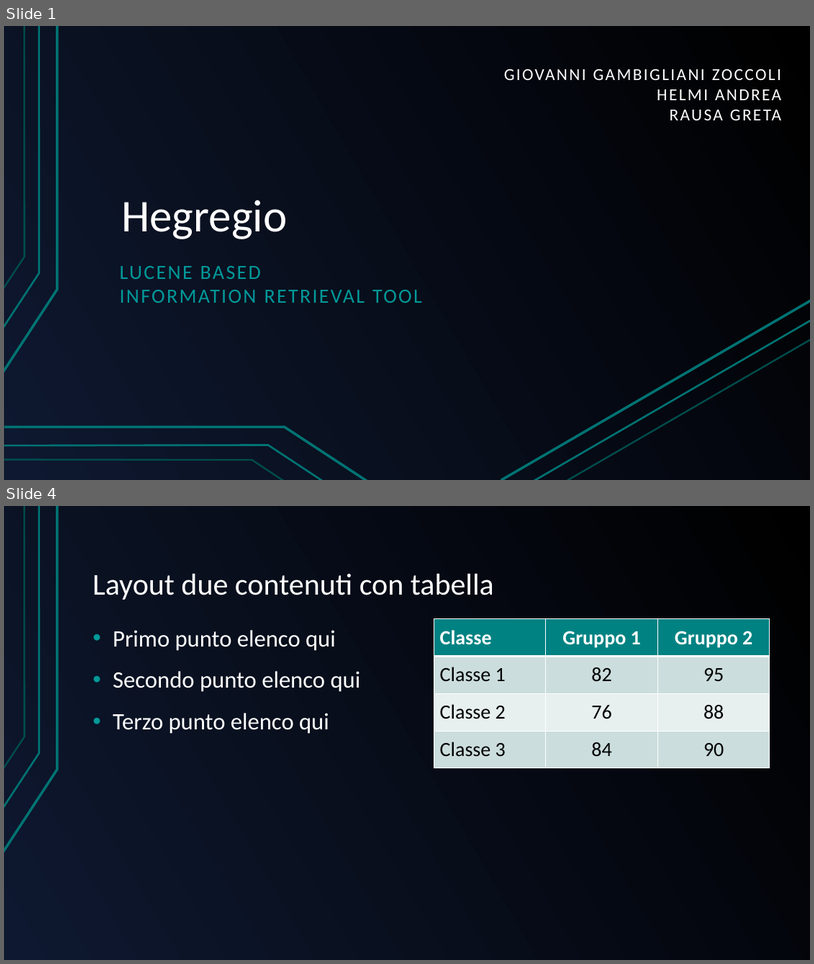
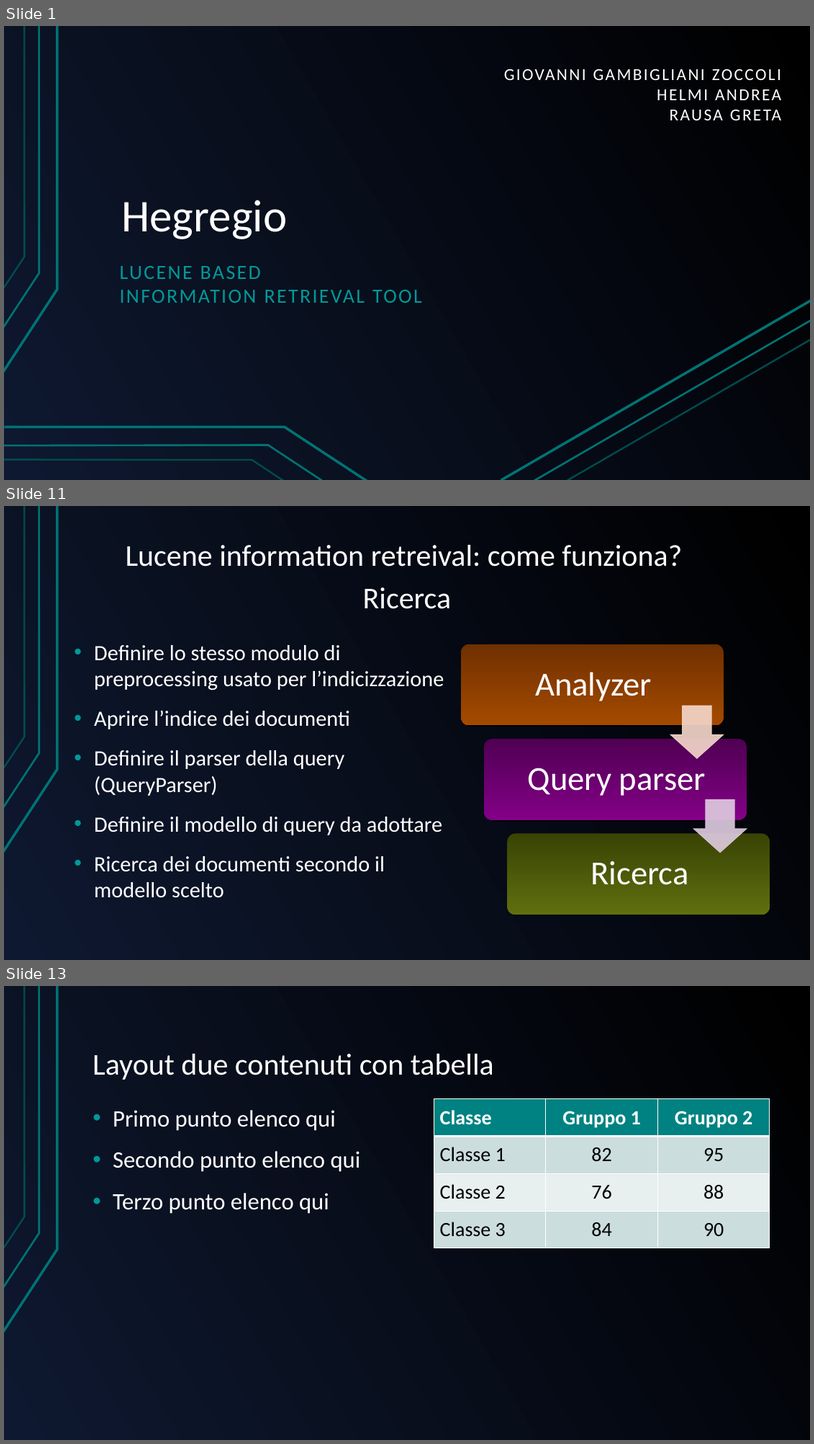
Before and after one commit to GreRagu/ProgettoGavi, a slide deck: Hegregio.odp. Shown one above the other, each under a label of ours: slides 1 and 4 before the commit, slides 1, 11 and 13 after it; the slides between them are not shown. The pictures are 814x964 and 814x1444 pixels, drawn with LibreOffice and Linux fonts; fonts in the diff are those of the drawing. Boxes give left, top, right and bottom in pixels: in the first picture for what was removed or moved away, otherwise in the second. Text is boxed around its words. In the diff, an @@ line names an element or a change of style, - is before the commit and + after.

```diff
--- a/Hegregio.odp
+++ b/Hegregio.odp
@@ slide 11 added at (4, 506, 810, 960), background gradient #000000 to #0E1830; not listed: 3 template elements that a slide beside it also shows @@
@@ title added at (126, 545, 682, 566), 36 pt, text #FFFFFF @@
+Lucene information retreival: come funziona?
@@ title added at (363, 587, 452, 609), 36 pt, text #FFFFFF @@
+Ricerca
@@ text added at (94, 645, 444, 898), 26 pt, text #FFFFFF @@
+• Definire lo stesso modulo di preprocessing usato per l’indicizzazione
+• Aprire l’indice dei documenti
+• Definire il parser della query (QueryParser)
+• Definire il modello di query da adottare
+• Ricerca dei documenti secondo il modello scelto
@@ group added at (461, 644, 770, 914): 3 rounded rectangles, 2 down arrows @@
+Analyzer
+Query parser
+Ricerca
@@ what was slide 4 is now slide 13 @@
```
Also in this commit, not shown: 11 other slides added, 9 slides removed.
